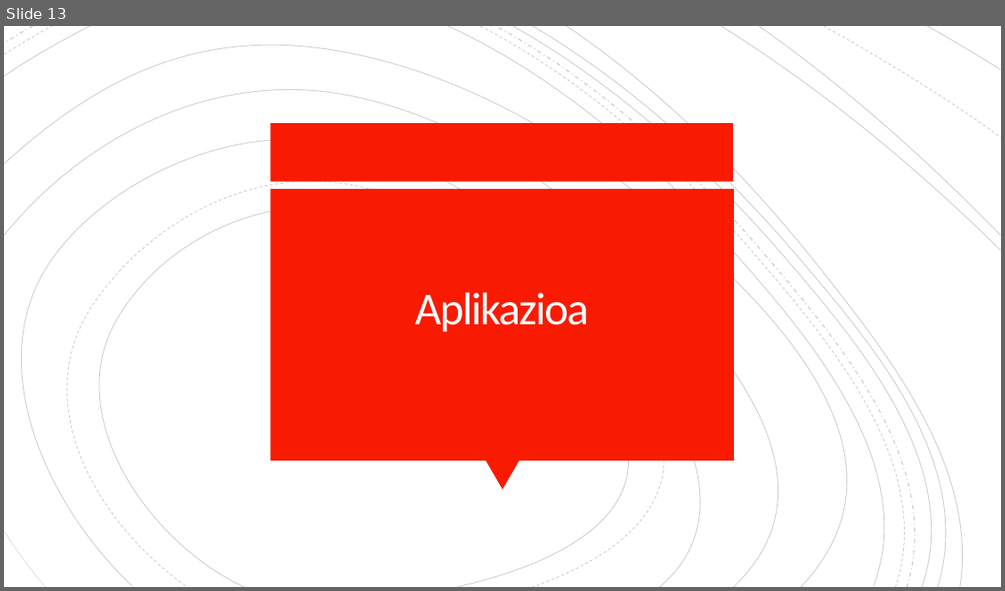
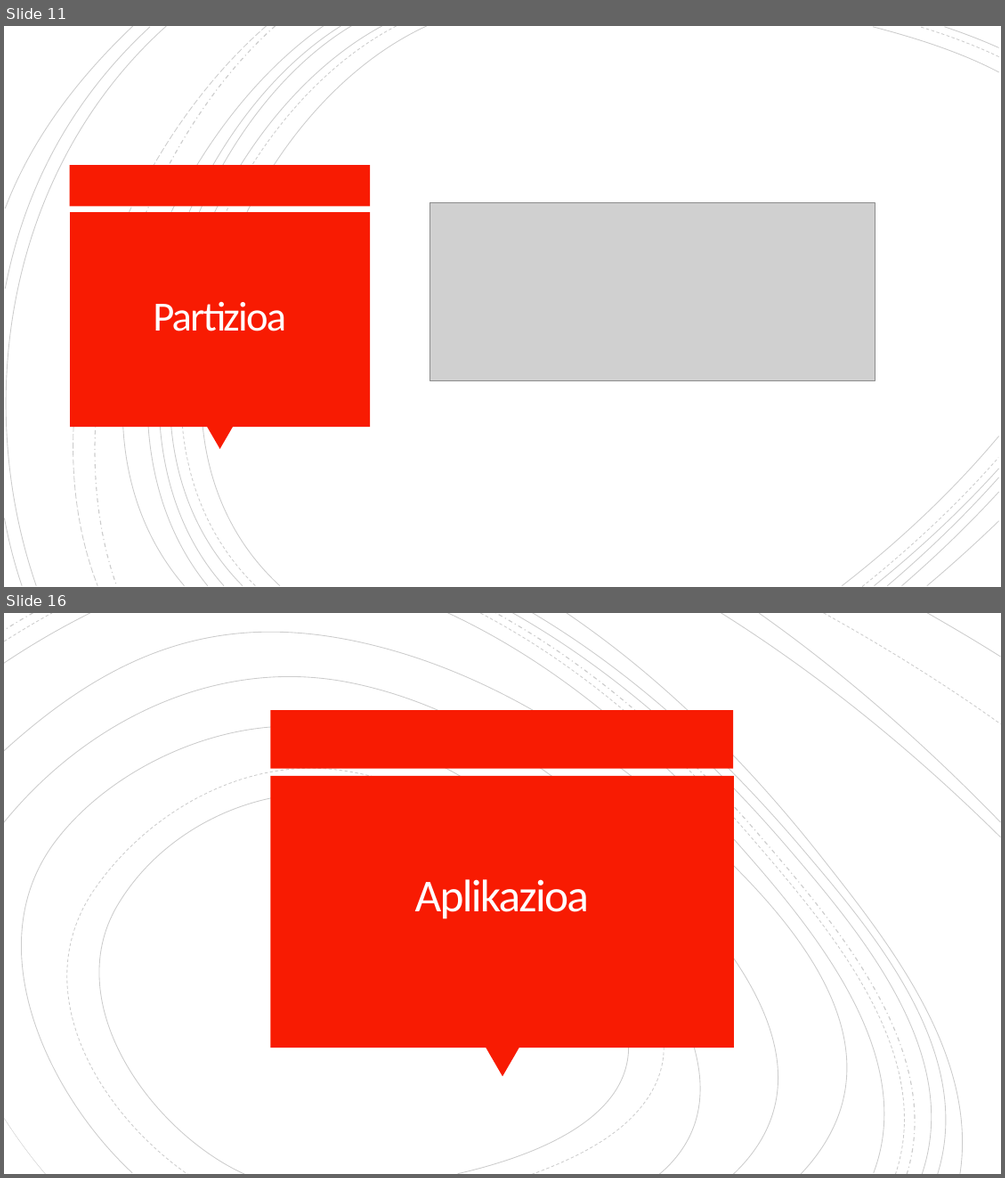
Before and after one commit to OceansForce/Erronka_5_Taldea, a slide deck: Aurkezpena/Aurkezpena_5.taldea_2.sprint.pptx. Shown one above the other, each under a label of ours: slide 13 before the commit, slides 11 and 16 after it; the slides between them are not shown. The pictures are 1005x591 and 1005x1178 pixels, drawn with LibreOffice and Linux fonts; fonts in the diff are those of the drawing; grey boxes stand for pictures. Boxes give left, top, right and bottom in pixels: in the first picture for what was removed or moved away, otherwise in the second. Text is boxed around its words. In the diff, an @@ line names an element or a change of style, - is before the commit and + after.

```diff
--- a/Aurkezpena/Aurkezpena_5.taldea_2.sprint.pptx
+++ b/Aurkezpena/Aurkezpena_5.taldea_2.sprint.pptx
@@ slide 11 added at (4,26,1001,587), background #FFFFFF @@
@@ group added at (4,26,999,587): 21 freeform shapes @@
@@ rectangle added at (70,165,371,206), fill #F81B02 @@
@@ rectangle added at (70,212,370,426), fill #F81B02 @@
@@ picture added at (430,203,875,380) @@
@@ title added at (153,301,286,331), 40 pt, text #FFFEFF @@
+Partizioa
@@ triangle added at (207,426,233,450), fill #F81B02 @@
@@ what was slide 13 is now slide 16 @@
```
Also in this commit, not shown: 8 slides changed, 3 other slides added, 1 slide removed.
